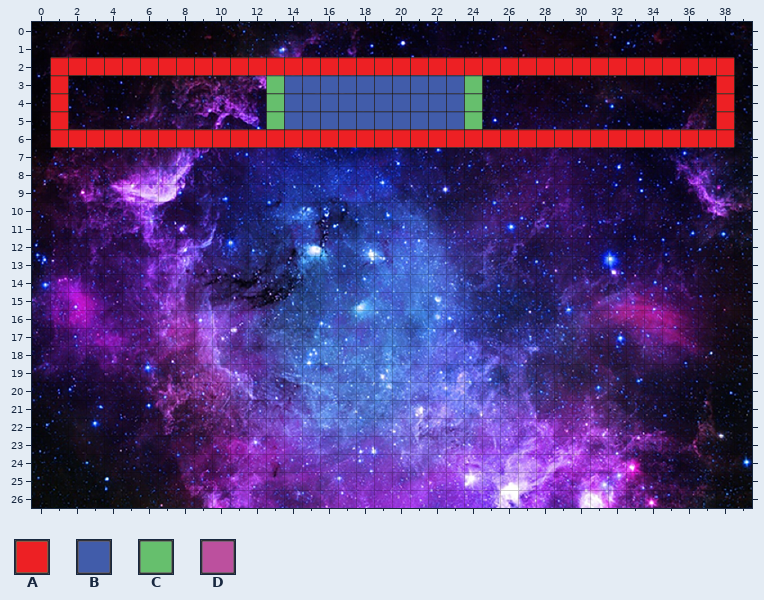
Two states of a Tiled map, core/assets/raw/level1.tmx. This is how it looked before the edit.
Cells are 32x32 px. Shown: x 0..39, y 0..26. The old version is drawn lined up with the new one.
Key: from "blockTileSet": A 0 "redBlock", B 1 "blueBlock", C 2 "greenBlock", D 6 "wallBlocks".
_ is an empty cell.
Layers that did not change in this view are not listed.
Layer "blocks" before, first column x 0:
 0 ________________________________________
 1 ________________________________________
 2 _AAAAAAAAAAAAAAAAAAAAAAAAAAAAAAAAAAAAAA_
 3 _A___________CBBBBBBBBBBC_____________A_
 4 _A___________CBBBBBBBBBBC_____________A_
 5 _A___________CBBBBBBBBBBC_____________A_
 6 _AAAAAAAAAAAAAAAAAAAAAAAAAAAAAAAAAAAAAA_
 7 ________________________________________
 8 ________________________________________
 9 ________________________________________
10 ________________________________________
11 ________________________________________
12 ________________________________________
13 ________________________________________
14 ________________________________________
15 ________________________________________
16 ________________________________________
17 ________________________________________
18 ________________________________________
19 ________________________________________
20 ________________________________________
21 ________________________________________
22 ________________________________________
23 ________________________________________
24 ________________________________________
Layer "walls" before, first column x 18:
 0 DDDDDDDDDDDDDD
 1 ______________
 2 ______________
 3 ______________
 4 _____AA_______
 5 _____AA_______
 6 ____AA________
 7 ______________
 8 ______________
 9 ______________
10 ______________
11 ______________
12 ______________
13 ______________
14 ______________
After the commit:
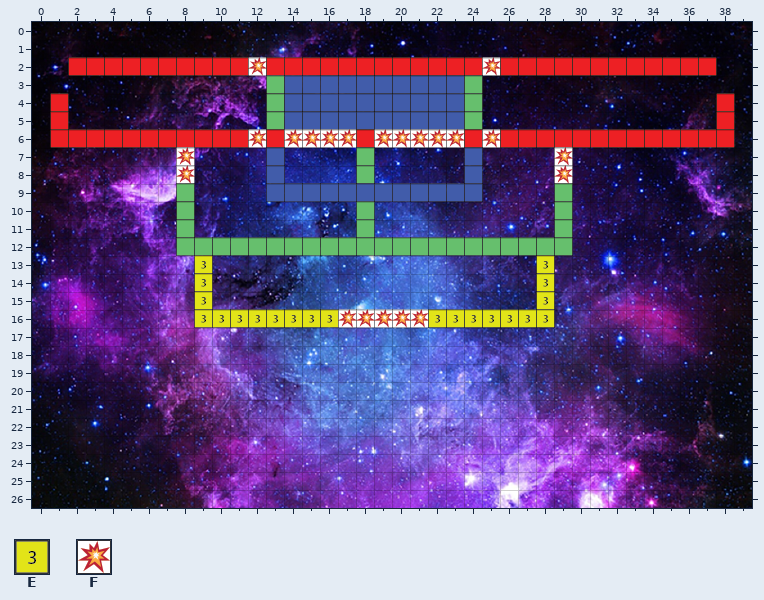
Further tiles: from "blockTileSet": E 9 "yelloBlock", F 14 "randomBlock".
Commit message: Added more levels and block types.
From old to new:
Changed rows in their new state; . is an unchanged cell.
map size 40x23 -> 40x27 cells
Layer "blocks":
first column x 1:
 2 _..........F............F............_
 3 _...................................._
 6 ...........F.FFFF.FFFFF.F.............
 7 .......F....B....C.....B....F.........
 8 .......F....B....C.....B....F.........
 9 .......C....BBBBBBBBBBBB....C.........
10 .......C.........C..........C.........
11 .......C.........C..........C.........
12 .......CCCCCCCCCCCCCCCCCCCCCC.........
13 ........E..................E..........
14 ........E..................E..........
15 ........E..................E..........
16 ........EEEEEEEEFFFFFEEEEEEE..........
Layer "walls":
first column x 22:
 5 ._
 6 __
